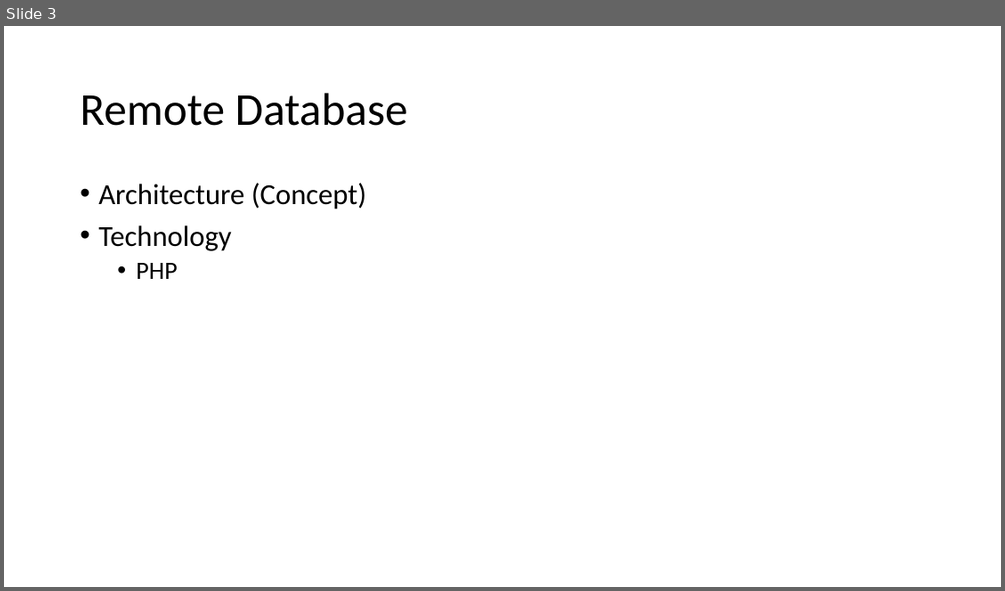
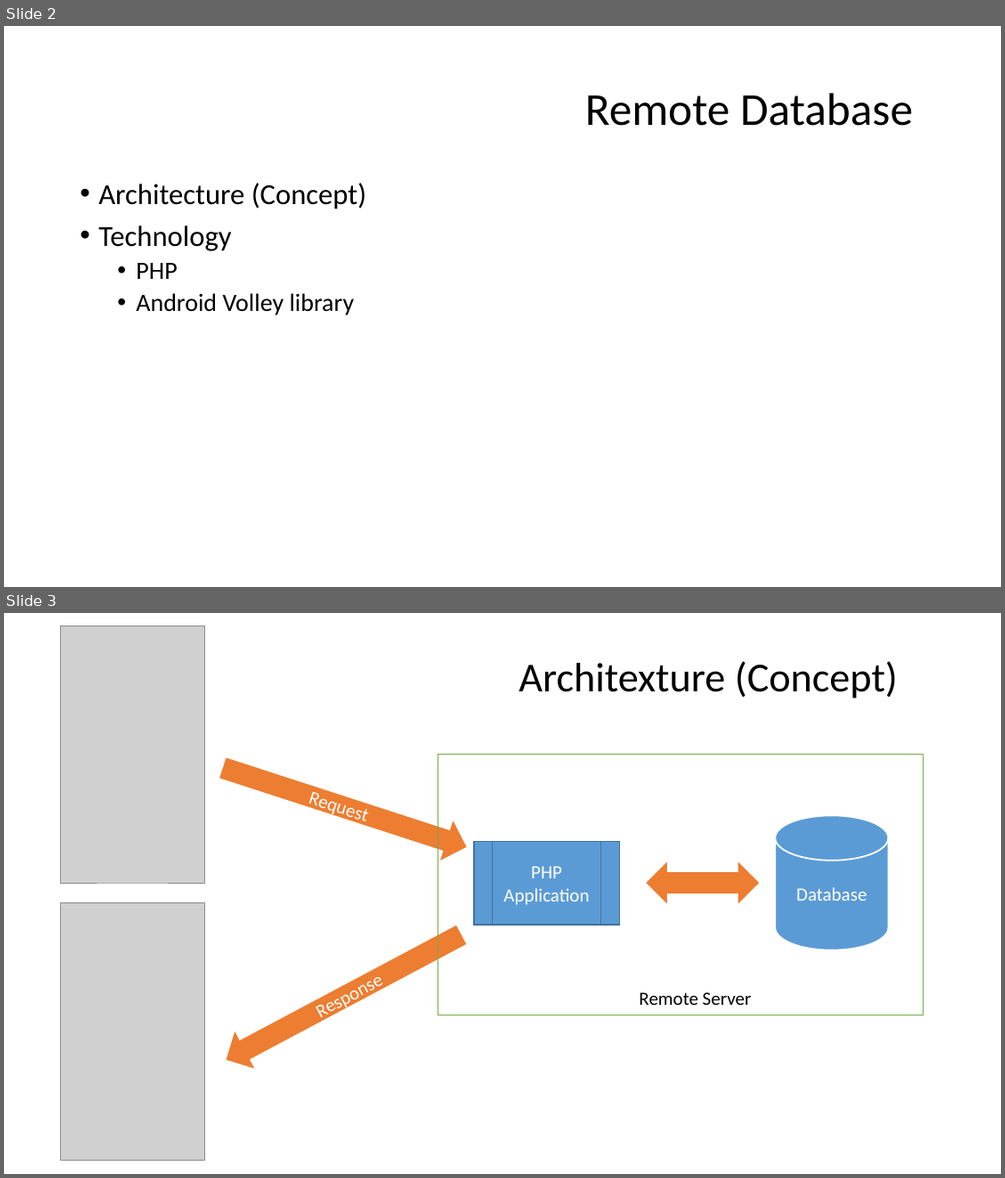
Before and after one commit to Nadzmi-Freelance/Android-Training, a slide deck: presentation/extra.pptx. Shown one above the other, each under a label of ours: slide 3 before the commit, slides 2 and 3 after it. The pictures are 1005x591 and 1005x1178 pixels, drawn with LibreOffice and Linux fonts; fonts in the diff are those of the drawing; grey boxes stand for pictures. Boxes give left, top, right and bottom in pixels: in the first picture for what was removed or moved away, otherwise in the second. Text is boxed around its words. In the diff, an @@ line names an element or a change of style, - is before the commit and + after.

```diff
--- a/presentation/extra.pptx
+++ b/presentation/extra.pptx
@@ slide 3 added at <box>4,613,1001,1174</box>, background #FFFFFF @@
@@ picture added at <box>60,625,204,883</box> @@
@@ title added at <box>518,661,898,698</box>, 39.6 pt, text #000000 @@
+Architexture (Concept)
@@ right arrow added at <box>215,746,475,869</box>, fill #ED7D31, outline #FFFFFF 1.5 pt, 18 pt, text #FFFFFF @@
+Request
@@ rectangle added at <box>437,755,923,1014</box>, outline #70AD47 0.75 pt @@
@@ cylinder added at <box>775,816,888,950</box>, fill #5B9BD5, outline #FFFFFF 1.5 pt, 18 pt, text #FFFFFF @@
+Database
@@ flow chart predefined process added at <box>474,841,619,925</box>, fill #5B9BD5, outline #43739E 1 pt, 18 pt, text #FFFFFF @@
+PHP Application
@@ left right arrow added at <box>645,860,760,906</box>, fill #ED7D31, outline #FFFFFF 1.5 pt @@
@@ picture added at <box>60,903,204,1160</box> @@
@@ right arrow added at <box>214,914,473,1081</box>, fill #ED7D31, outline #FFFFFF 1.5 pt, 18 pt, text #FFFFFF @@
+Response
@@ text added at <box>639,992,752,1005</box>, 18 pt, text #000000 @@
+Remote Server
@@ what was slide 3 is now slide 2 @@
@@ slide 2 changed as well @@
@@ title "Remote Database": place and size @@
-title "Remote Database" at <box>80,93,408,126</box>
+title "Remote Database" at <box>585,93,913,126</box>
@@ text at <box>136,293,355,315</box>: paragraph added @@
+  • Android Volley library
```
Also in this commit, not shown: 2 other slides changed, 4 other slides added, 8 other files.
